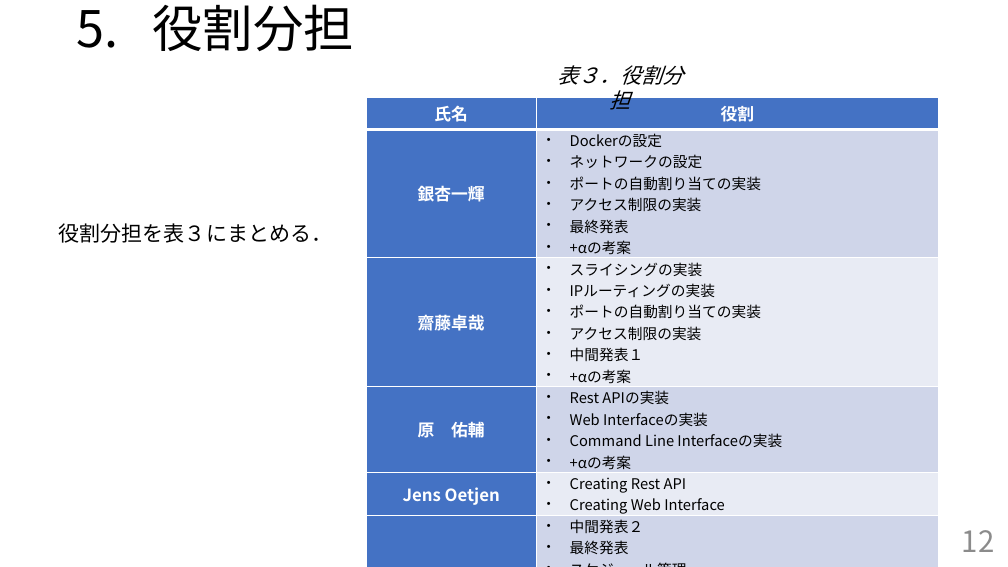
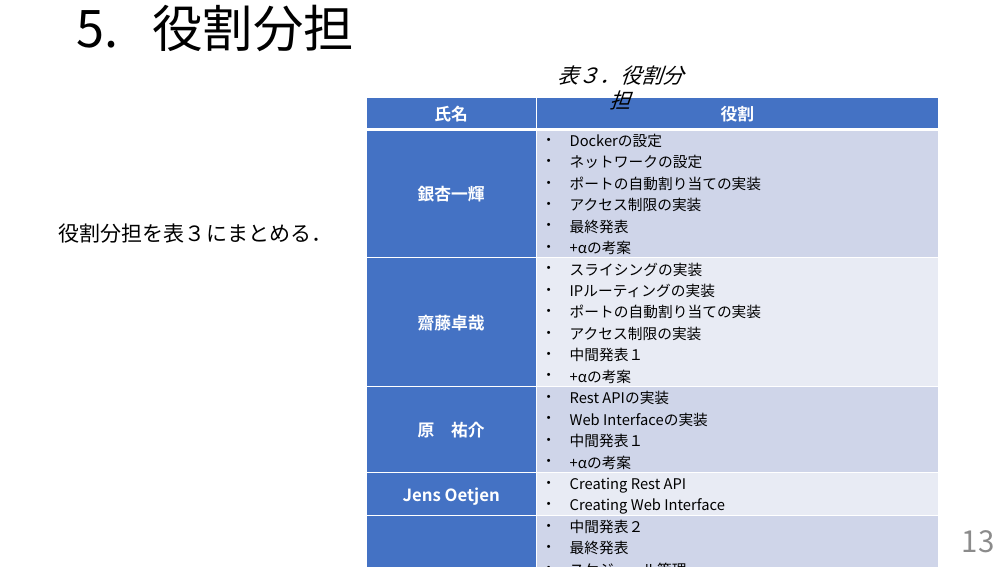
Before and after one commit to handai-trema/IaaS-team-1, a slide deck: slide 13 of FinalReport_team1.pptx (slide 12 before the commit). Drawn at 1008x567 pixels with LibreOffice and Linux fonts; fonts in the diff are those of the drawing. Boxes give left, top, right and bottom in pixels: in the first picture for what was removed or moved away, otherwise in the second. Text is boxed around its words. In the diff, an @@ line names an element or a change of style, - is before the commit and + after.

```diff
--- a/FinalReport_team1.pptx
+++ b/FinalReport_team1.pptx
@@ table at [367, 98, 939, 558] @@
-row 4, column 1: 原 佑輔
+row 4, column 1: 原 祐介
-row 4, column 2: Rest APIの実装 / Web Interfaceの実装 / Command Line Interfaceの実装 / +αの考案
+row 4, column 2: Rest APIの実装 / Web Interfaceの実装 / 中間発表１ / +αの考案
@@ page number at [962, 530, 995, 552]: text changed @@
-12
+13
```
Also in this commit, not shown: 3 other slides changed, 1 slide added.
